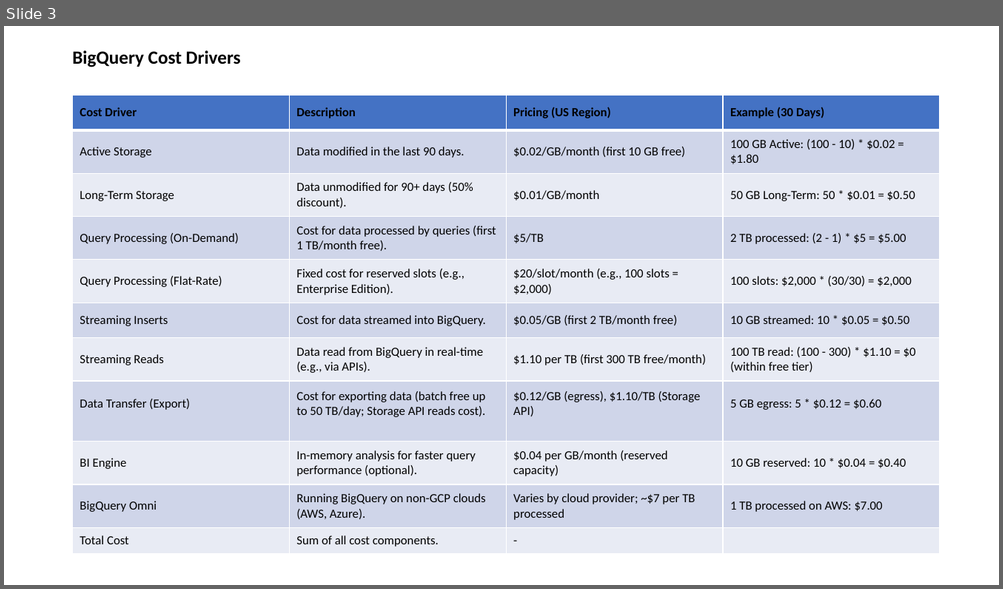
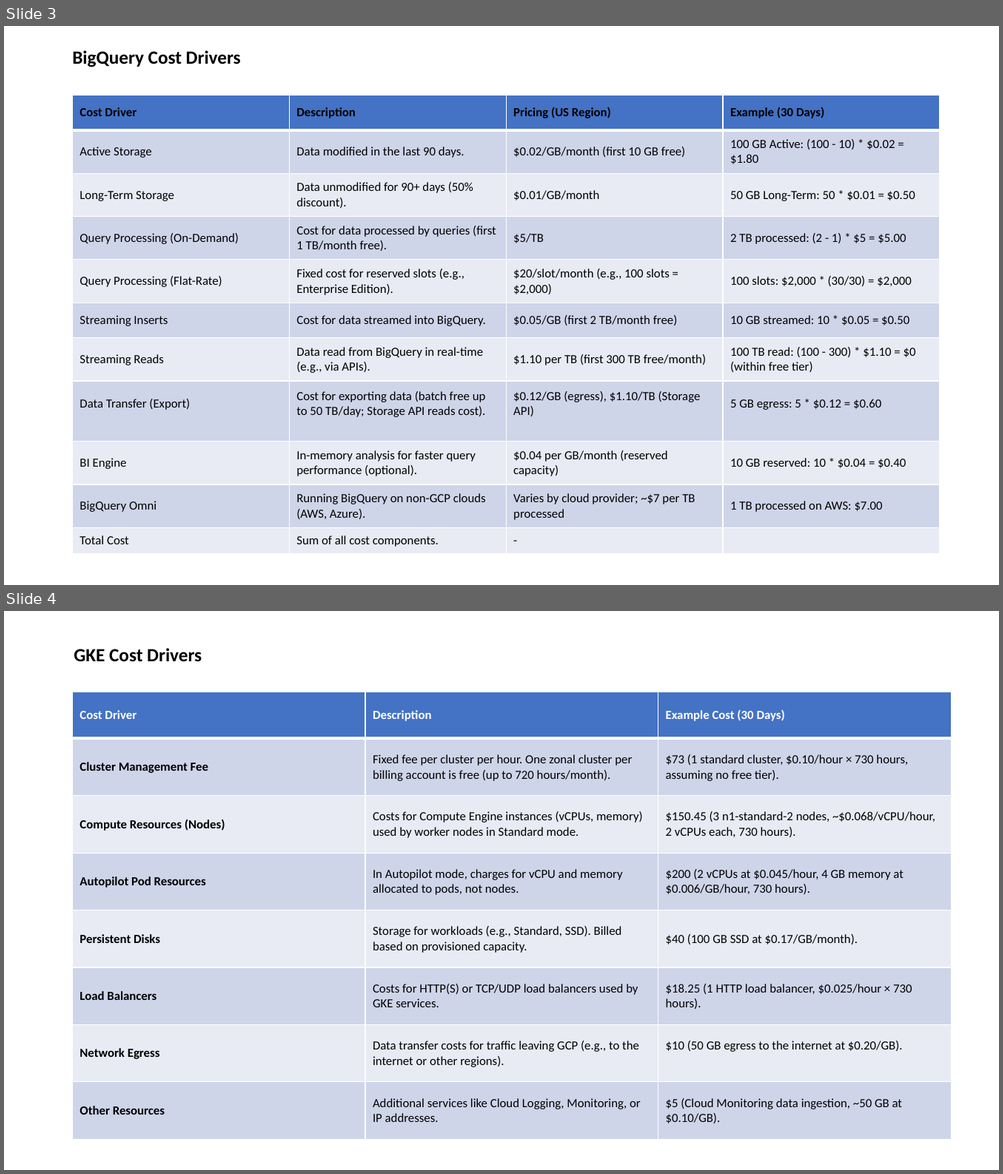
Before and after one commit to vmjadhav/GCP_Cost_Optimization, a slide deck: Cost_Optimization.pptx. Shown one above the other, each under a label of ours: slide 3 before the commit, slides 3 and 4 after it. The pictures are 1003x589 and 1003x1174 pixels, drawn with LibreOffice and Linux fonts; fonts in the diff are those of the drawing. Boxes give left, top, right and bottom in pixels: in the first picture for what was removed or moved away, otherwise in the second. Text is boxed around its words. In the diff, an @@ line names an element or a change of style, - is before the commit and + after.

Commit message:
Updated PPT

```diff
--- a/Cost_Optimization.pptx
+++ b/Cost_Optimization.pptx
@@ slide 4 added at (4, 611, 999, 1170), background #FFFFFF @@
@@ title added at (74, 648, 202, 662), 18 pt, text #000000, bold @@
+GKE Cost Drivers
@@ table added at (73, 692, 950, 1140), 8 rows, 3 columns @@
+Cost Driver | Description | Example Cost (30 Days)
+Cluster Management Fee | Fixed fee per cluster per hour. One zonal cluster per billing account is free (up to 720 hours/month). | $73 (1 standard cluster, $0.10/hour × 730 hours, assuming no free tier).
+Compute Resources (Nodes) | Costs for Compute Engine instances (vCPUs, memory) used by worker nodes in Standard mode. | $150.45 (3 n1-standard-2 nodes, ~$0.068/vCPU/hour, 2 vCPUs each, 730 hours).
+Autopilot Pod Resources | In Autopilot mode, charges for vCPU and memory allocated to pods, not nodes. | $200 (2 vCPUs at $0.045/hour, 4 GB memory at $0.006/GB/hour, 730 hours).
+Persistent Disks | Storage for workloads (e.g., Standard, SSD). Billed based on provisioned capacity. | $40 (100 GB SSD at $0.17/GB/month).
+Load Balancers | Costs for HTTP(S) or TCP/UDP load balancers used by GKE services. | $18.25 (1 HTTP load balancer, $0.025/hour × 730 hours).
+Network Egress | Data transfer costs for traffic leaving GCP (e.g., to the internet or other regions). | $10 (50 GB egress to the internet at $0.20/GB).
+Other Resources | Additional services like Cloud Logging, Monitoring, or IP addresses. | $5 (Cloud Monitoring data ingestion, ~50 GB at $0.10/GB).
```
Also in this commit, not shown: 1 slide removed.
